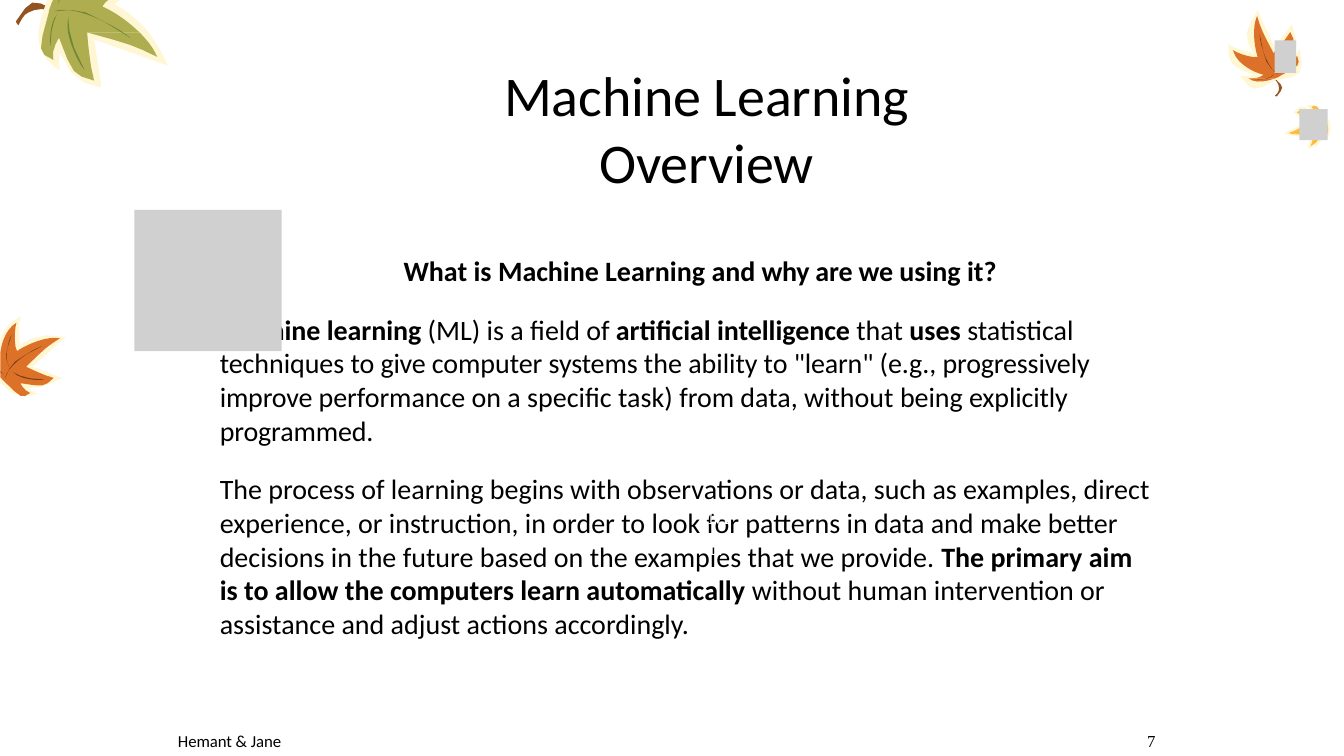
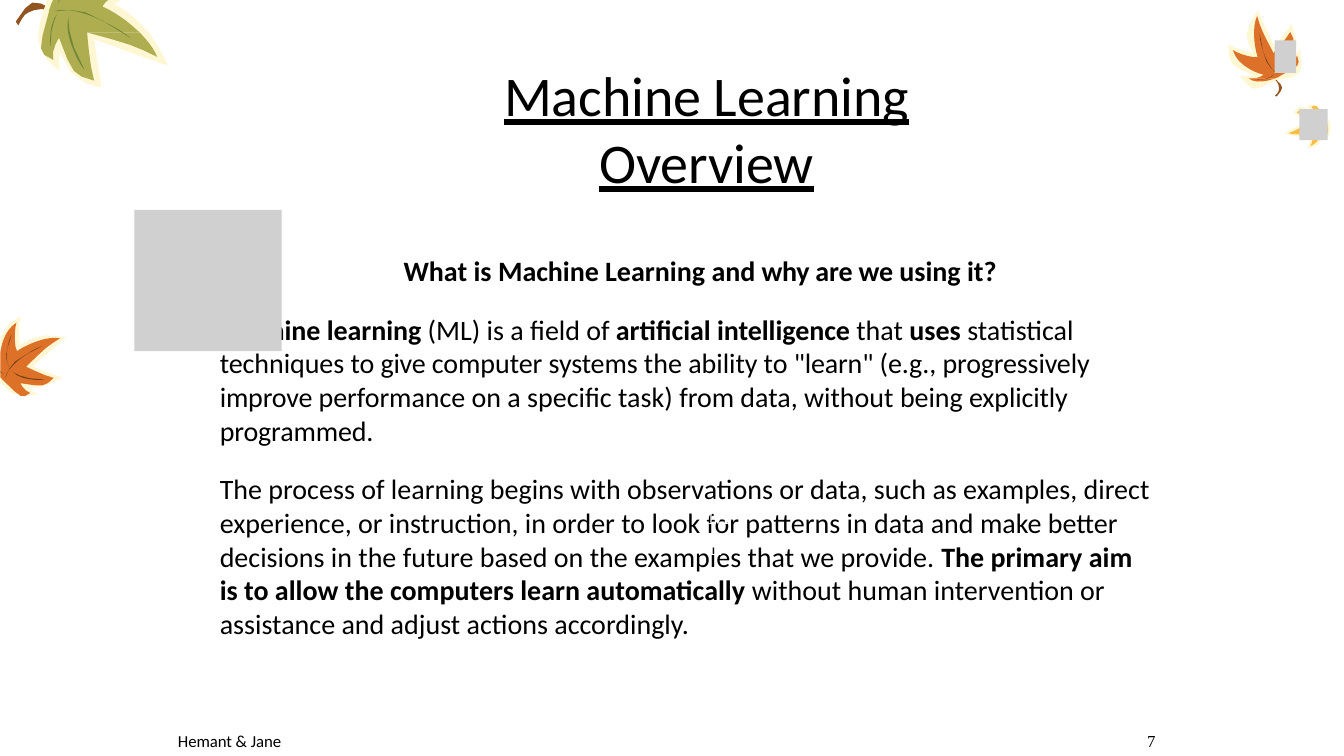
Before and after one commit to hemantgautam/breast_cancer_detection_main, a slide deck: slide 7 of documents/breast_cancer_ppt.pptx. Drawn at 1344x756 pixels with LibreOffice and Linux fonts; fonts in the diff are those of the drawing; grey boxes stand for pictures; background and template pictures are left out. Boxes give left, top, right and bottom in pixels: in the first picture for what was removed or moved away, otherwise in the second. Text is boxed around its words. In the diff, an @@ line names an element or a change of style, - is before the commit and + after.

Commit message:
ppt modified

```diff
--- a/documents/breast_cancer_ppt.pptx
+++ b/documents/breast_cancer_ppt.pptx
@@ title "Machine Learning Overview" at [504,77,909,192]: underline on @@
```
Also in this commit, not shown: 15 other slides changed, 3 slides added.
